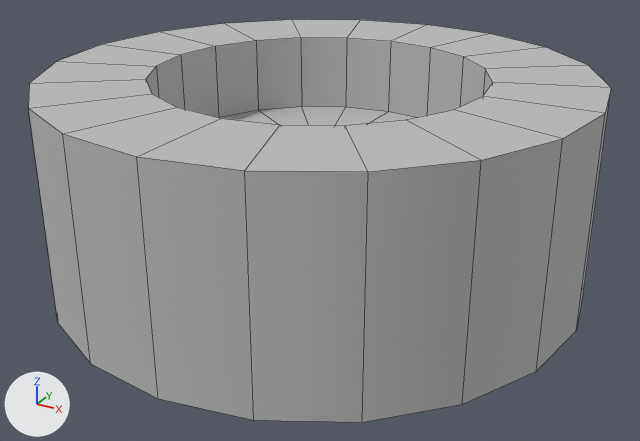
One commit to the OBJ model Sim Assets/Models/stage2.obj: the scene before it, then after it.
Both versions are drawn from a 50 mm camera at (10.93, -19.81, 8.78) aimed at (0.08, -0.09, -1.09). Arrows for +X, +Y and +Z are at lower left; the lights stay in place. Mesh edges are drawn as thin lines. Where no turn or scale is listed for an object, it has been applied to the vertices.

In view in the first picture: 'stage2'.
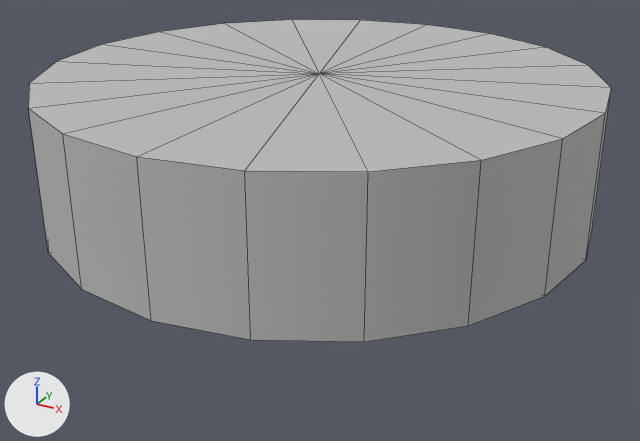
The newer file is also rescaled (x0.137), turned or shifted as a whole; pictures and numbers use the older file's frame.

What differs and where, as boxes [x1, y1, x2, y2] in the pictures (640 x 441 px):
'stage2', reshaped (20% shorter): before [28, 20, 611, 422]; after [28, 20, 611, 342]

The change, as a diff of the scene's bpy script:
```diff
--- a/Sim Assets/Models/stage2.obj.py
+++ b/Sim Assets/Models/stage2.obj.py
@@ me_stage2 @@
 # used by ob_stage2; location = (0.0, 0.0, 0.0)
-me_stage2.from_pydata(...)  # 122 vertices, 140 faces; spans x -7.29..7.29, y -7.29..7.29, z -4.67..3.01
+me_stage2.from_pydata(...)  # 42 vertices, 60 faces; spans x -7.29..7.29, y -7.29..7.29, z -0.63..3.01
+# me_stage2 part 1
+# 82 vertices are removed from x -4.43..4.43, y -4.43..4.43, z -4.67..3.01
+# 120 faces are deleted
+# 20 vertices in x -7.29..7.29, y -7.29..7.29, z -2.59 move by (0.0, 0.0, 1.96)
+# 2 vertices are added at (0.0, 0.0, -0.63), (0.0, 0.0, 3.01)
+# 40 new faces join them
 me_stage2.materials.append(mat_initialshadinggroup)
```
